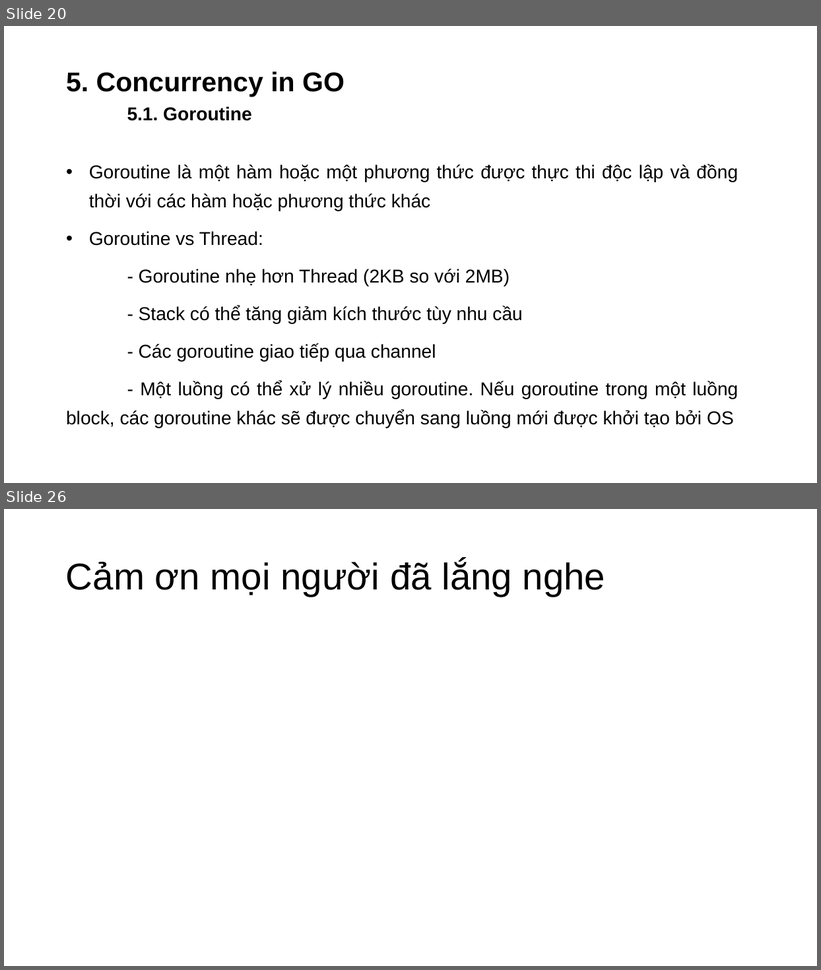
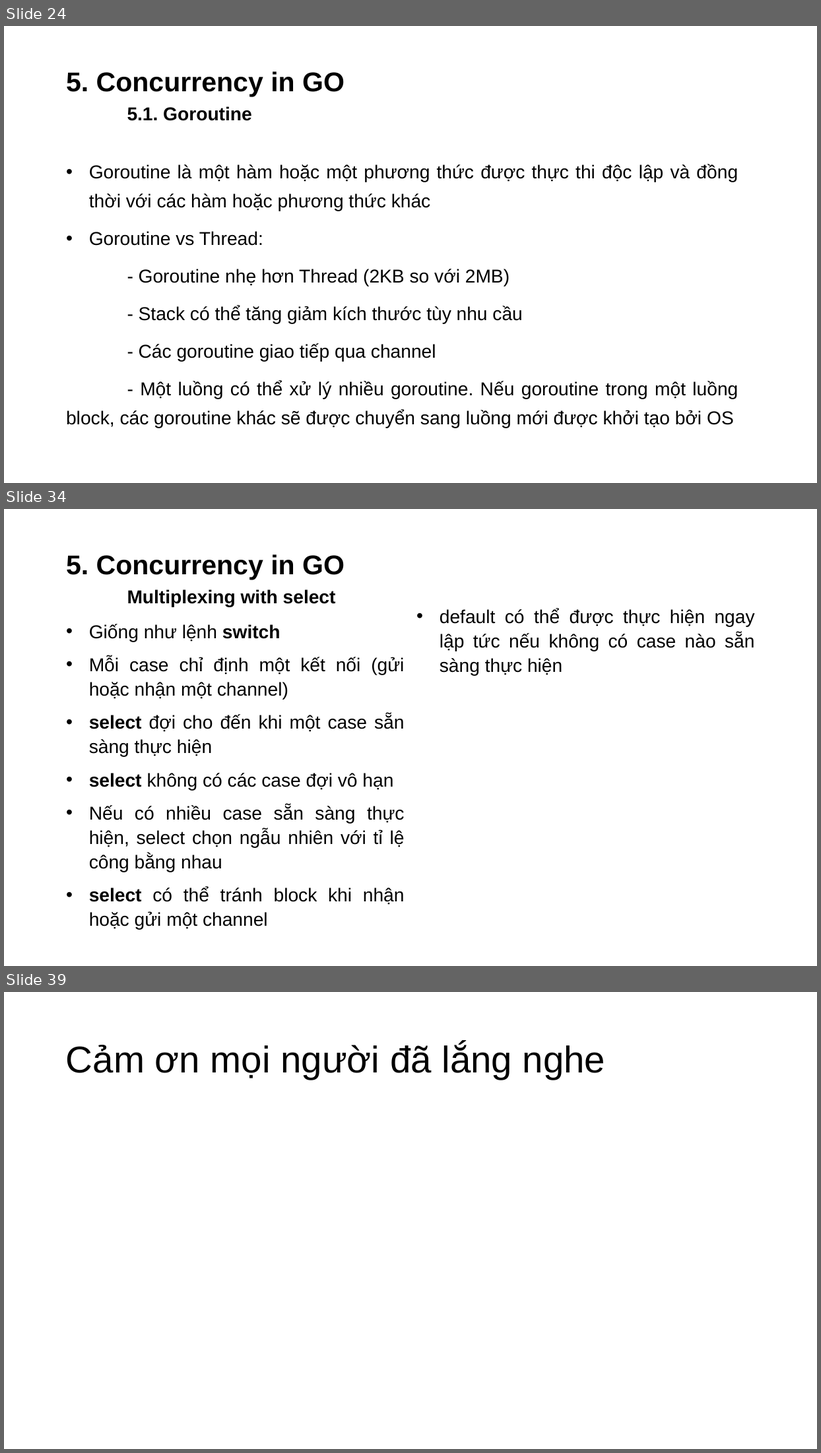
Before and after one commit to dangnm9699/Learn-Golang, a slide deck: Problem and Solution in Concurrency.pptx. Shown one above the other, each under a label of ours: slides 20 and 26 before the commit, slides 24, 34 and 39 after it; the slides between them are not shown. The pictures are 821x970 and 821x1453 pixels, drawn with LibreOffice and Linux fonts; fonts in the diff are those of the drawing. Boxes give left, top, right and bottom in pixels: in the first picture for what was removed or moved away, otherwise in the second. Text is boxed around its words. In the diff, an @@ line names an element or a change of style, - is before the commit and + after.

```diff
--- a/Problem and Solution in Concurrency.pptx
+++ b/Problem and Solution in Concurrency.pptx
@@ slide 34 added at box(4, 509, 817, 966), background #FFFFFF @@
@@ title added at box(66, 555, 345, 607), 22 pt, text #000000, bold @@
+5. Concurrency in GO
+Multiplexing with select
@@ text added at box(89, 624, 405, 930), 22 pt, text #000000 @@
+• Giống như lệnh switch
+• Mỗi case chỉ định một kết nối (gửi hoặc nhận một channel)
+• select đợi cho đến khi một case sẵn sàng thực hiện
+• select không có các case đợi vô hạn
+• Nếu có nhiều case sẵn sàng thực hiện, select chọn ngẫu nhiên với tỉ lệ công bằng nhau
+• select có thể tránh block khi nhận hoặc gửi một channel
@@ text added at box(440, 609, 755, 676), 22 pt, text #000000 @@
+• default có thể được thực hiện ngay lập tức nếu không có case nào sẵn sàng thực hiện
@@ what was slide 20 is now slide 24 @@
@@ what was slide 26 is now slide 39 @@
```
Also in this commit, not shown: 7 slides changed, 18 other slides added, 6 slides removed, 1 other file.
